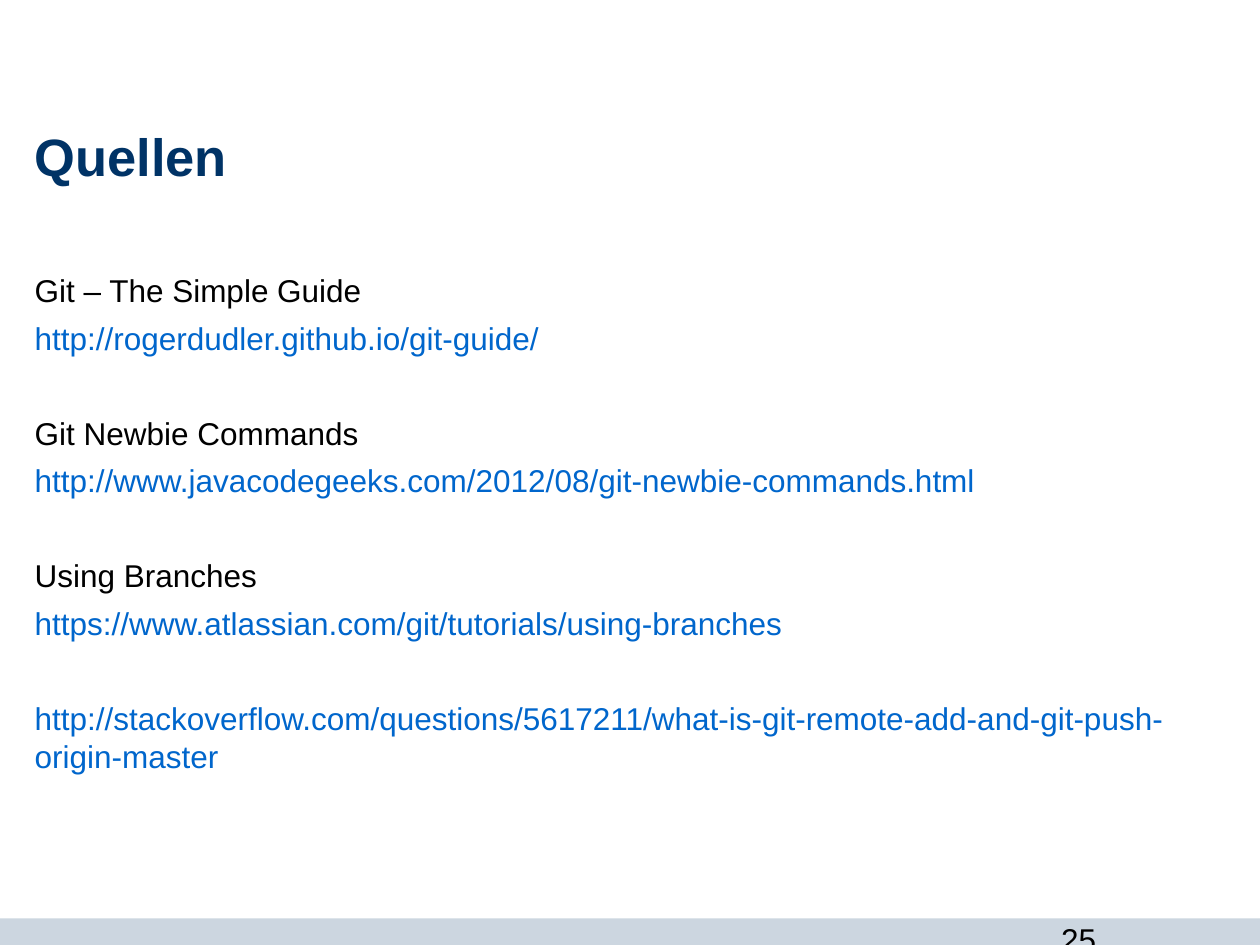
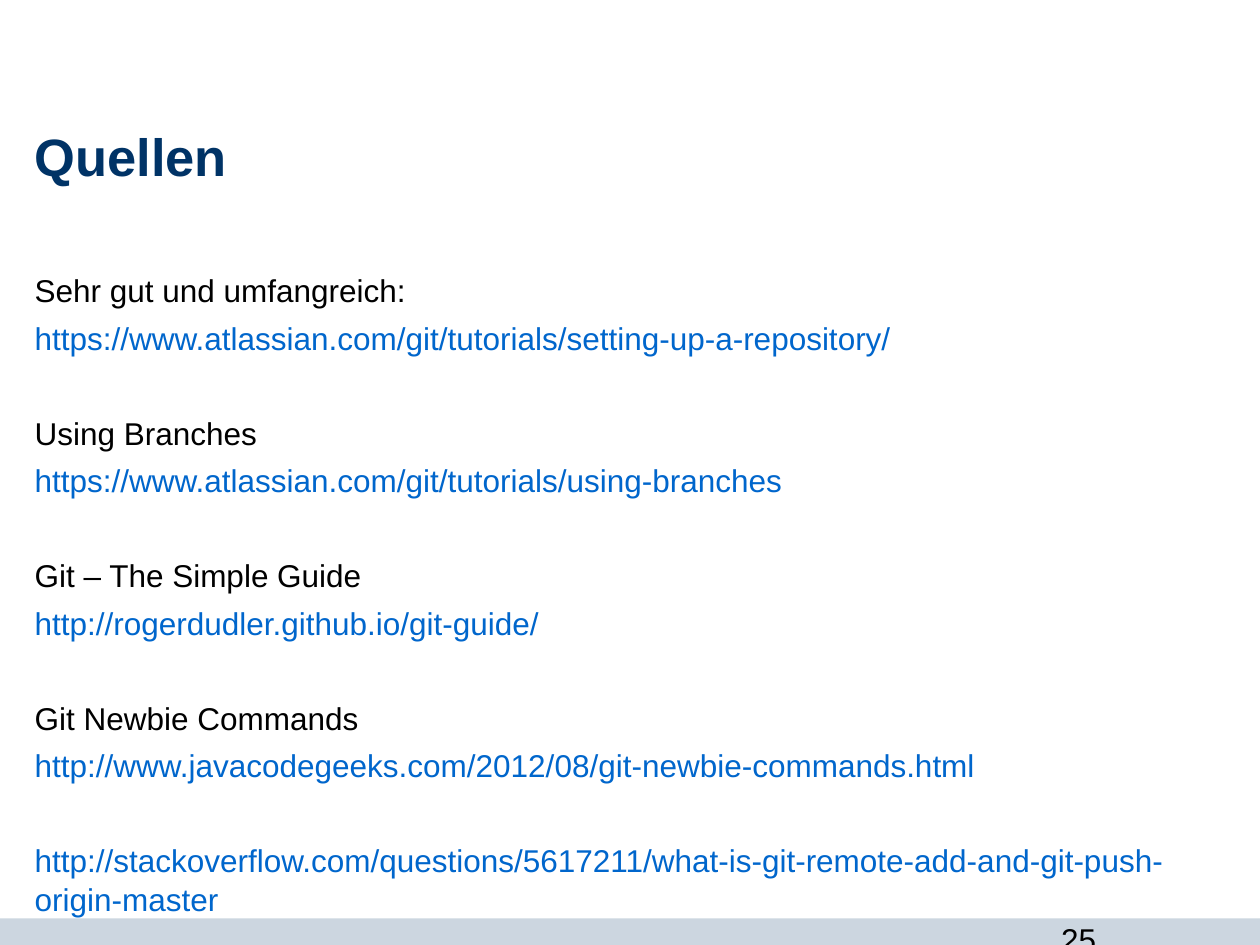
Before and after one commit to Jane333/git, a slide deck: slide 25 of git_und_du_alt.odp. Drawn at 1260x945 pixels with LibreOffice and Linux fonts; fonts in the diff are those of the drawing; background and template pictures are left out. Boxes give left, top, right and bottom in pixels: in the first picture for what was removed or moved away, otherwise in the second. Text is boxed around its words. In the diff, an @@ line names an element or a change of style, - is before the commit and + after.

Commit message:
fixed Quellen in git_und_du_alt

```diff
--- a/git_und_du_alt.odp
+++ b/git_und_du_alt.odp
@@ text at [35, 279, 890, 498]: paragraphs added @@
+Sehr gut und umfangreich:
+https://www.atlassian.com/git/tutorials/setting-up-a-repository/
+Using Branches
+https://www.atlassian.com/git/tutorials/using-branches
@@ text at [35, 564, 782, 641]: paragraphs removed @@
-Using Branches
-https://www.atlassian.com/git/tutorials/using-branches
```
Also in this commit, not shown: 1 other file.
